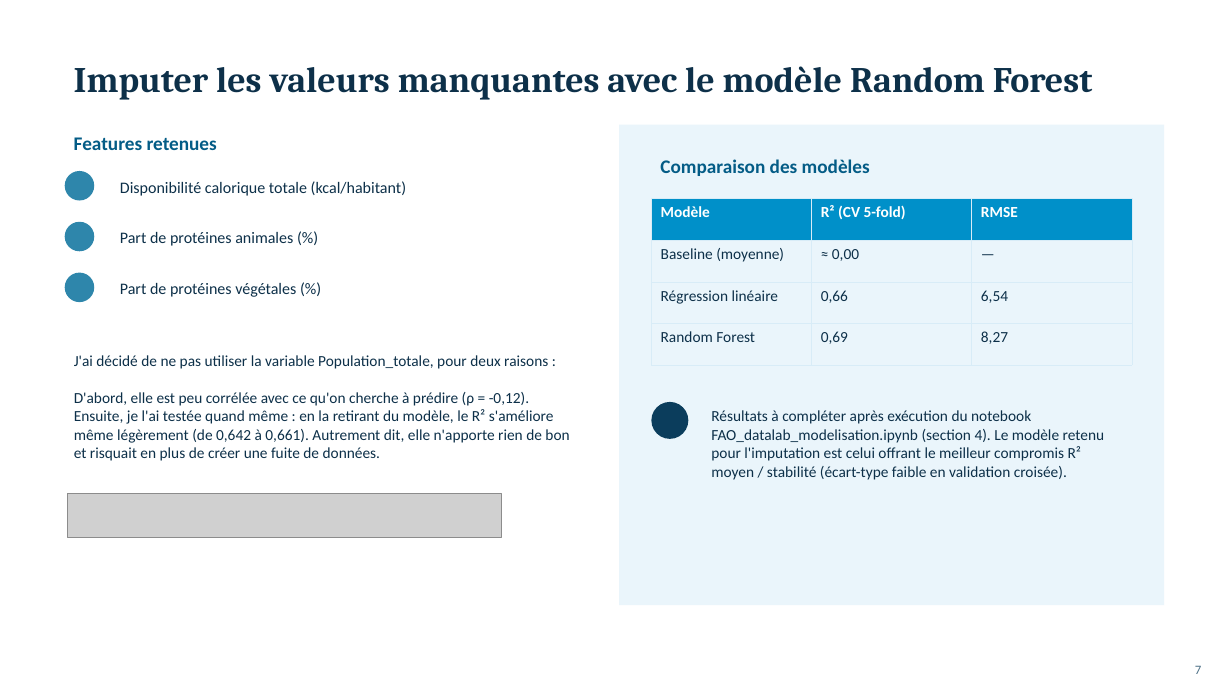
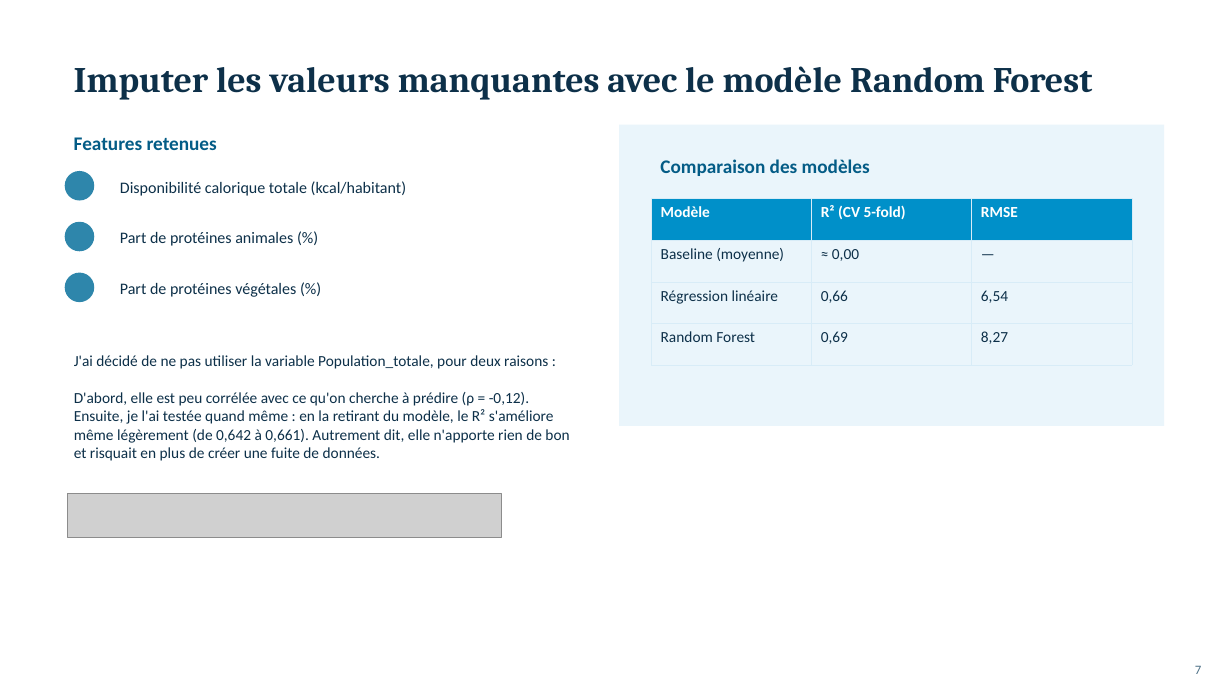
Before and after one commit to XiaoqingGdc/FAO_food_analysis, a slide deck: slide 7 of FAO_datalab_restitution.pptx. Drawn at 1232x693 pixels with LibreOffice and Linux fonts; fonts in the diff are those of the drawing; grey boxes stand for pictures; background and template pictures are left out. Boxes give left, top, right and bottom in pixels: in the first picture for what was removed or moved away, otherwise in the second. Text is boxed around its words. In the diff, an @@ line names an element or a change of style, - is before the commit and + after.

Commit message:
maj restitution

```diff
--- a/FAO_datalab_restitution.pptx
+++ b/FAO_datalab_restitution.pptx
@@ rectangle resized from (x1=619, y1=125, x2=1165, y2=605) to (x1=619, y1=125, x2=1165, y2=426) @@
@@ ellipse removed at (x1=652, y1=402, x2=689, y2=439) @@
@@ text removed at (x1=711, y1=410, x2=1105, y2=480) @@
-Résultats à compléter après exécution du notebook FAO_datalab_modelisation.ipynb (section 4). Le modèle retenu pour l'imputation est celui offrant le meilleur compromis R² moyen / stabilité (écart-type faible en validation croisée).
```
